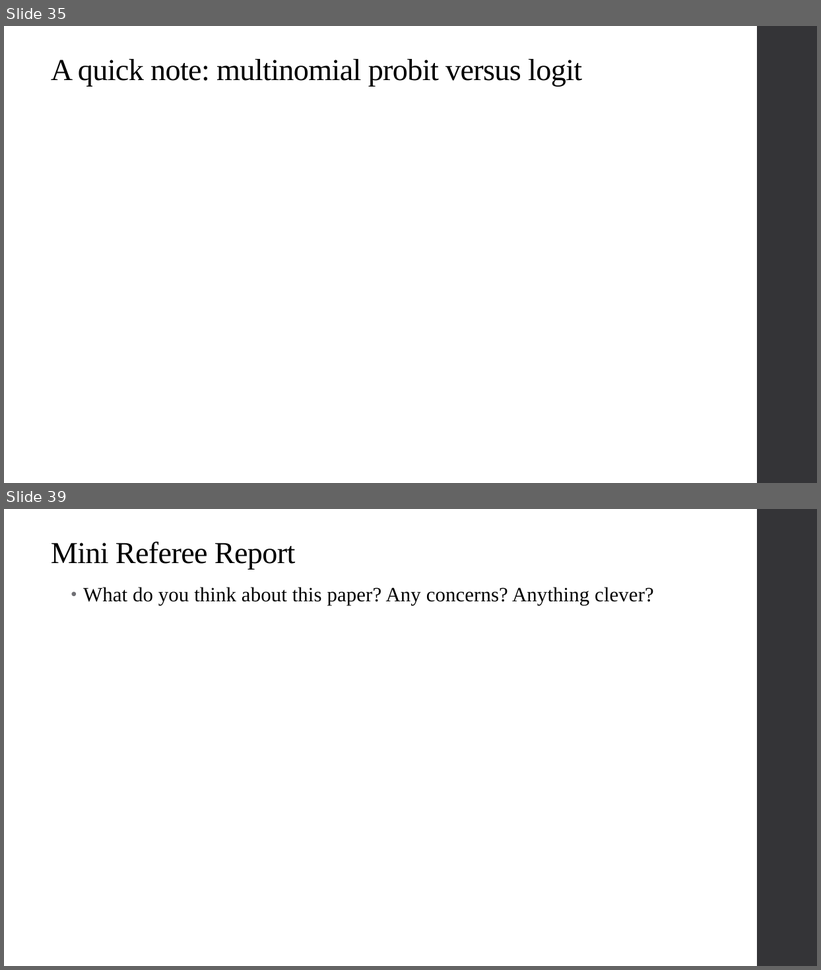
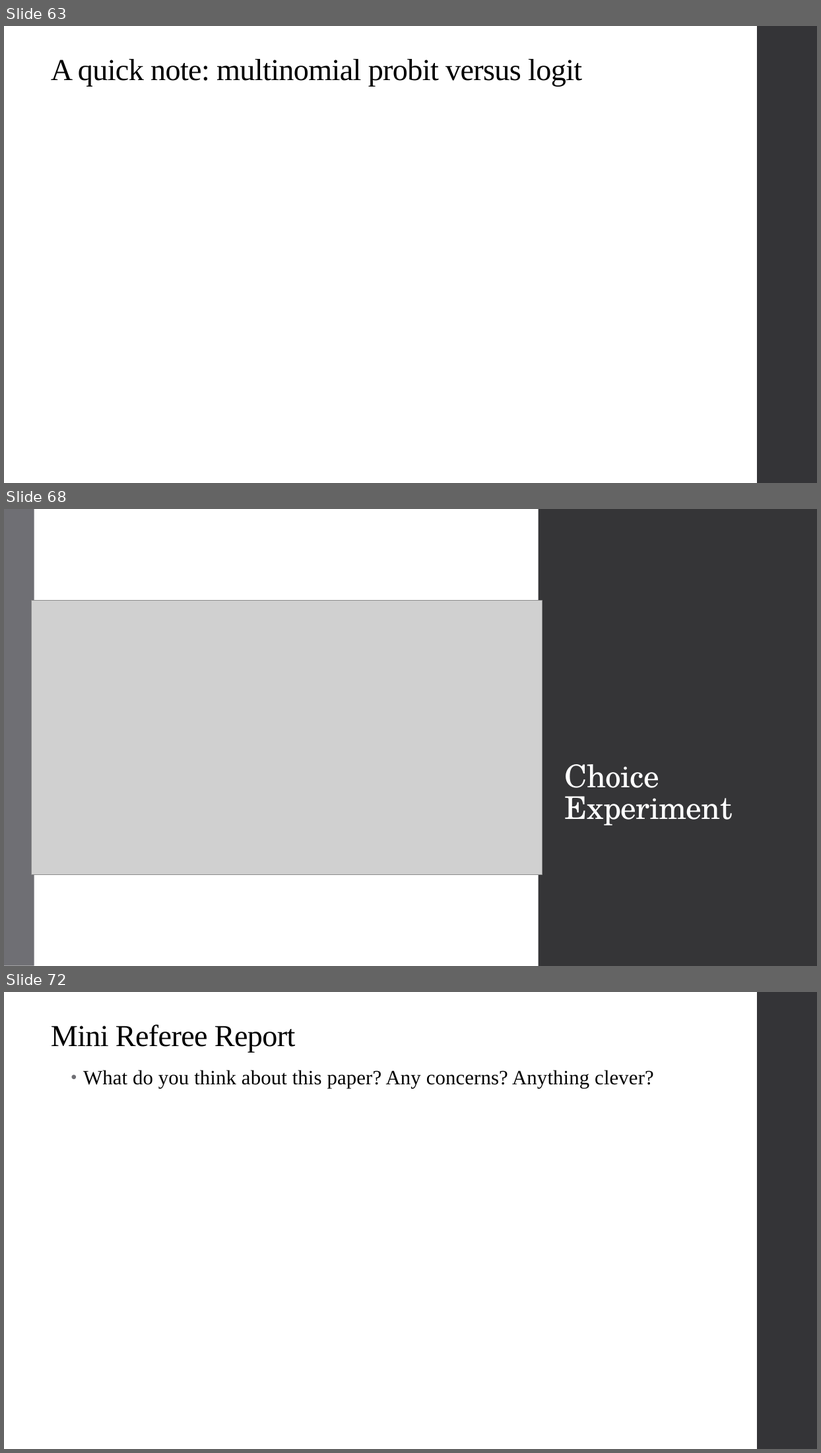
Before and after one commit to qiufei/fork-HAD5744, a slide deck: Lecture08_OtherNonlinearModels/Lecture8_NonlinearModels_2022F.pptx. Shown one above the other, each under a label of ours: slides 35 and 39 before the commit, slides 63, 68 and 72 after it; the slides between them are not shown. The pictures are 821x970 and 821x1453 pixels, drawn with LibreOffice and Linux fonts; fonts in the diff are those of the drawing; grey boxes stand for pictures. Boxes give left, top, right and bottom in pixels: in the first picture for what was removed or moved away, otherwise in the second. Text is boxed around its words. In the diff, an @@ line names an element or a change of style, - is before the commit and + after.

```diff
--- a/Lecture08_OtherNonlinearModels/Lecture8_NonlinearModels_2022F.pptx
+++ b/Lecture08_OtherNonlinearModels/Lecture8_NonlinearModels_2022F.pptx
@@ slide 68 added at <box>4,509,817,966</box>, background #FFFFFF; not listed: 1 template element that a slide beside it also shows @@
@@ rectangle added at <box>4,509,34,966</box>, fill #6F6F74 @@
@@ rectangle added at <box>34,509,539,966</box>, fill #FFFFFF @@
@@ rectangle added at <box>34,509,757,966</box>, fill #353537 @@
@@ rectangle added at <box>757,509,817,966</box>, fill #353537 @@
@@ picture added at <box>32,601,542,875</box> @@
@@ title added at <box>565,764,733,826</box>, 37 pt, text #FFFFFF @@
+Choice Experiment
@@ what was slide 35 is now slide 63 @@
@@ what was slide 39 is now slide 72 @@
```
Also in this commit, not shown: 6 slides changed, 33 other slides added, 1 slide removed, 2 other files.
